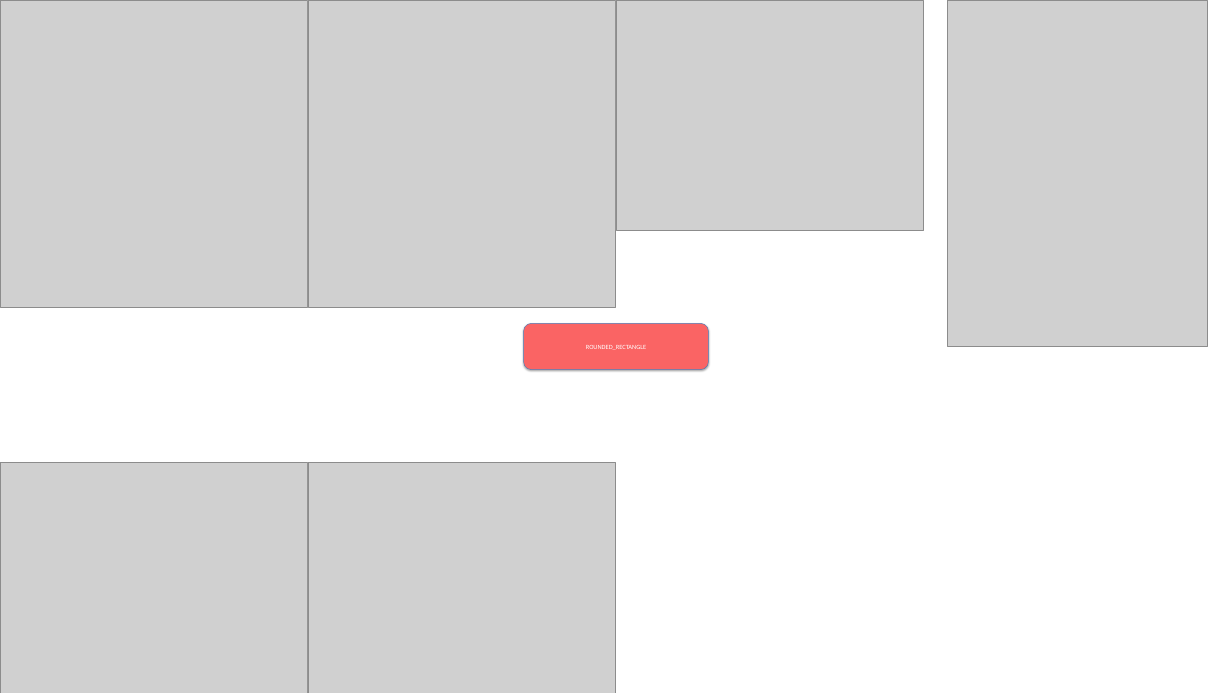
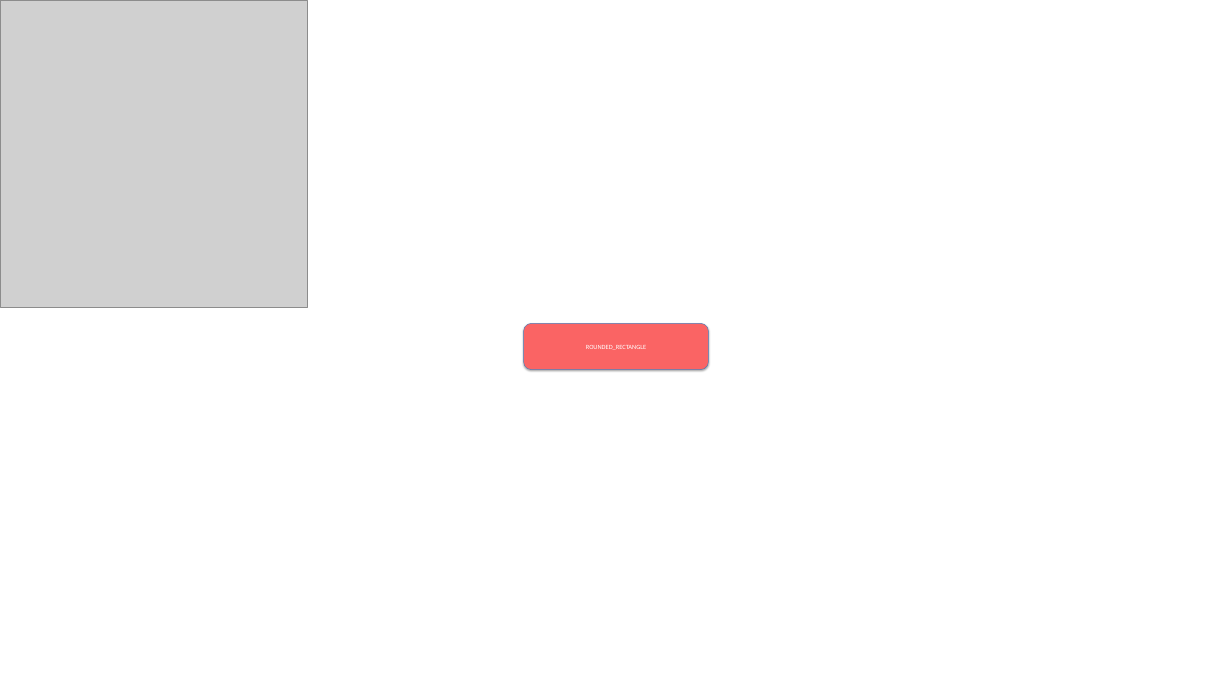
Before and after one commit to spencerja/Image2ppt, a slide deck: slide 2 of Image2ppt/Input/test.pptx. Drawn at 1232x693 pixels with LibreOffice and Linux fonts; fonts in the diff are those of the drawing; grey boxes stand for pictures. Boxes give left, top, right and bottom in pixels: in the first picture for what was removed or moved away, otherwise in the second. Text is boxed around its words. In the diff, an @@ line names an element or a change of style, - is before the commit and + after.

```diff
--- a/Image2ppt/Input/test.pptx
+++ b/Image2ppt/Input/test.pptx
@@ picture removed at (x1=308, y1=0, x2=615, y2=307) @@
@@ picture removed at (x1=616, y1=0, x2=923, y2=231) @@
@@ picture removed at (x1=947, y1=0, x2=1207, y2=346) @@
@@ picture removed at (x1=0, y1=462, x2=307, y2=693) @@
@@ picture removed at (x1=308, y1=462, x2=615, y2=693) @@
```
Also in this commit, not shown: 1 other slide changed, 4 slides added, 13 other files.
